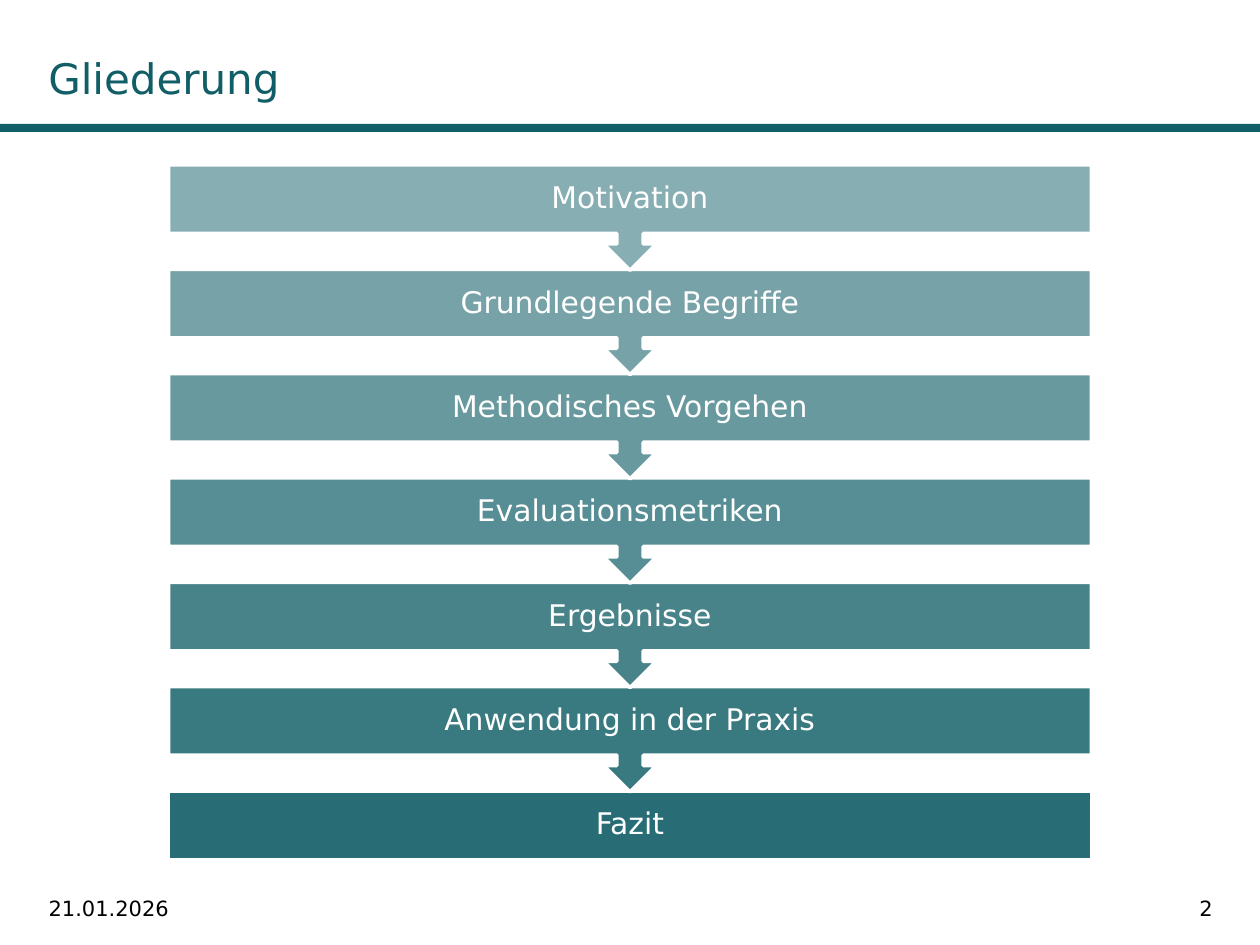
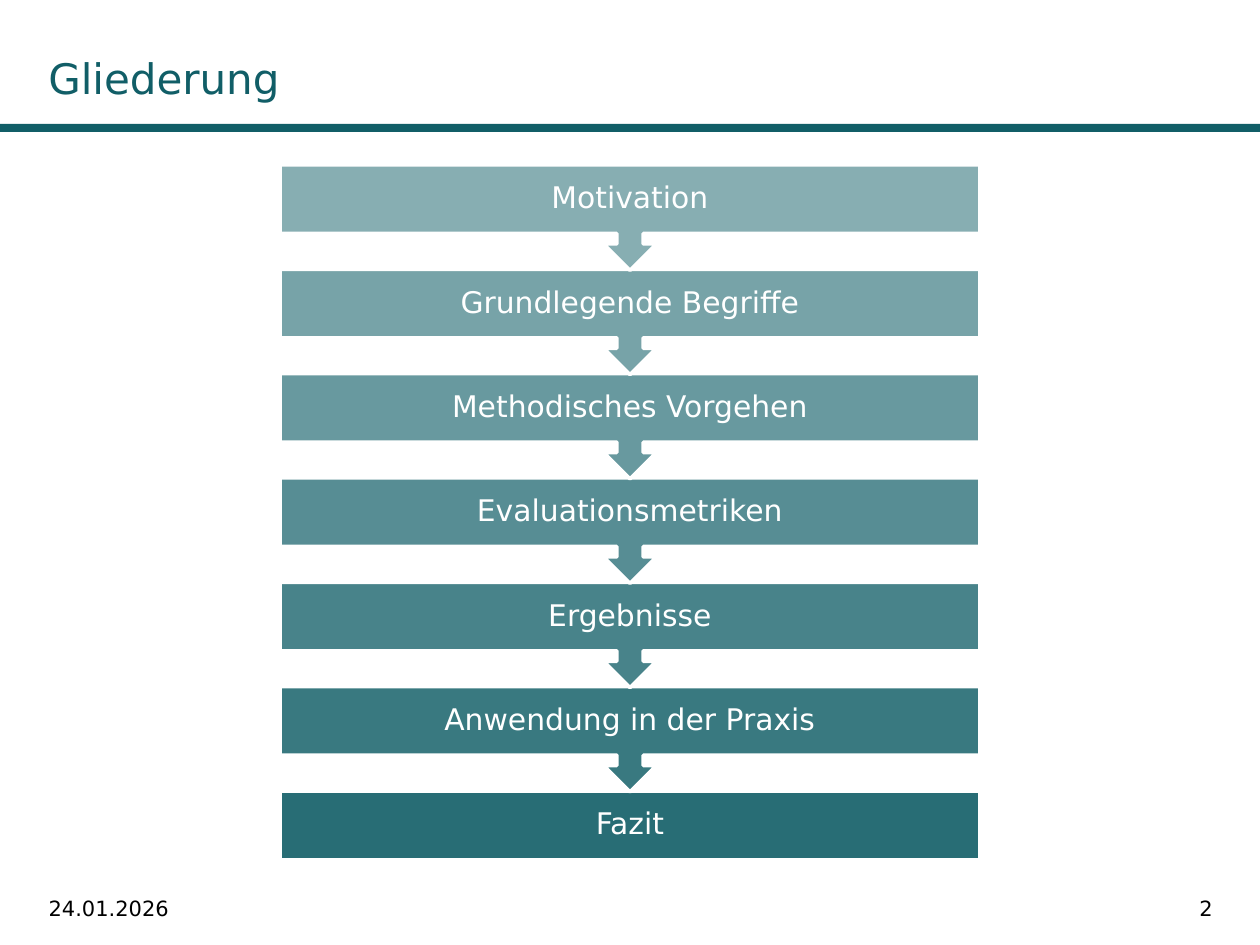
Before and after one commit to fabiw98/Seminar_DICE, a slide deck: slide 2 of Präsentation/DiCE_PowerPoint.potx. Drawn at 1260x945 pixels with LibreOffice and Linux fonts; fonts in the diff are those of the drawing; background and template pictures are left out. Boxes give left, top, right and bottom in pixels: in the first picture for what was removed or moved away, otherwise in the second. Text is boxed around its words. In the diff, an @@ line names an element or a change of style, - is before the commit and + after.

```diff
--- a/Präsentation/DiCE_PowerPoint.potx
+++ b/Präsentation/DiCE_PowerPoint.potx
@@ up arrow callout: place and size @@
-up arrow callout at (169,165,1091,271)
+up arrow callout at (280,165,979,271)
@@ up arrow callout: place and size @@
-up arrow callout at (169,270,1091,375)
+up arrow callout at (280,270,979,375)
@@ up arrow callout: place and size @@
-up arrow callout at (169,374,1091,480)
+up arrow callout at (280,374,979,480)
@@ up arrow callout: place and size @@
-up arrow callout at (169,478,1091,583)
+up arrow callout at (280,478,979,583)
@@ up arrow callout: place and size @@
-up arrow callout at (169,582,1091,688)
+up arrow callout at (280,582,979,688)
@@ up arrow callout: place and size @@
-up arrow callout at (169,687,1091,793)
+up arrow callout at (280,687,979,793)
@@ rectangle: place and size @@
-rectangle at (169,791,1091,859)
+rectangle at (280,791,979,859)
@@ text at (49,900,169,917): text changed @@
-21.01.2026
+24.01.2026
```
Also in this commit, not shown: 34 other slides changed, 38 slides added, 2 slides removed, 3 other files.
